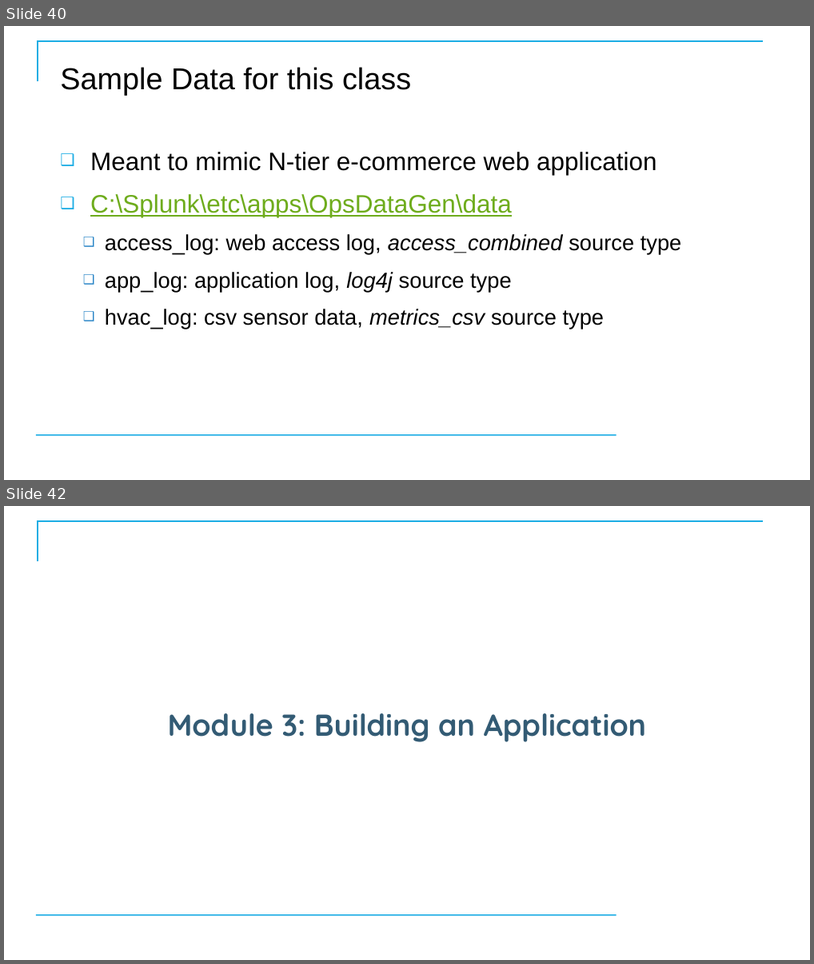
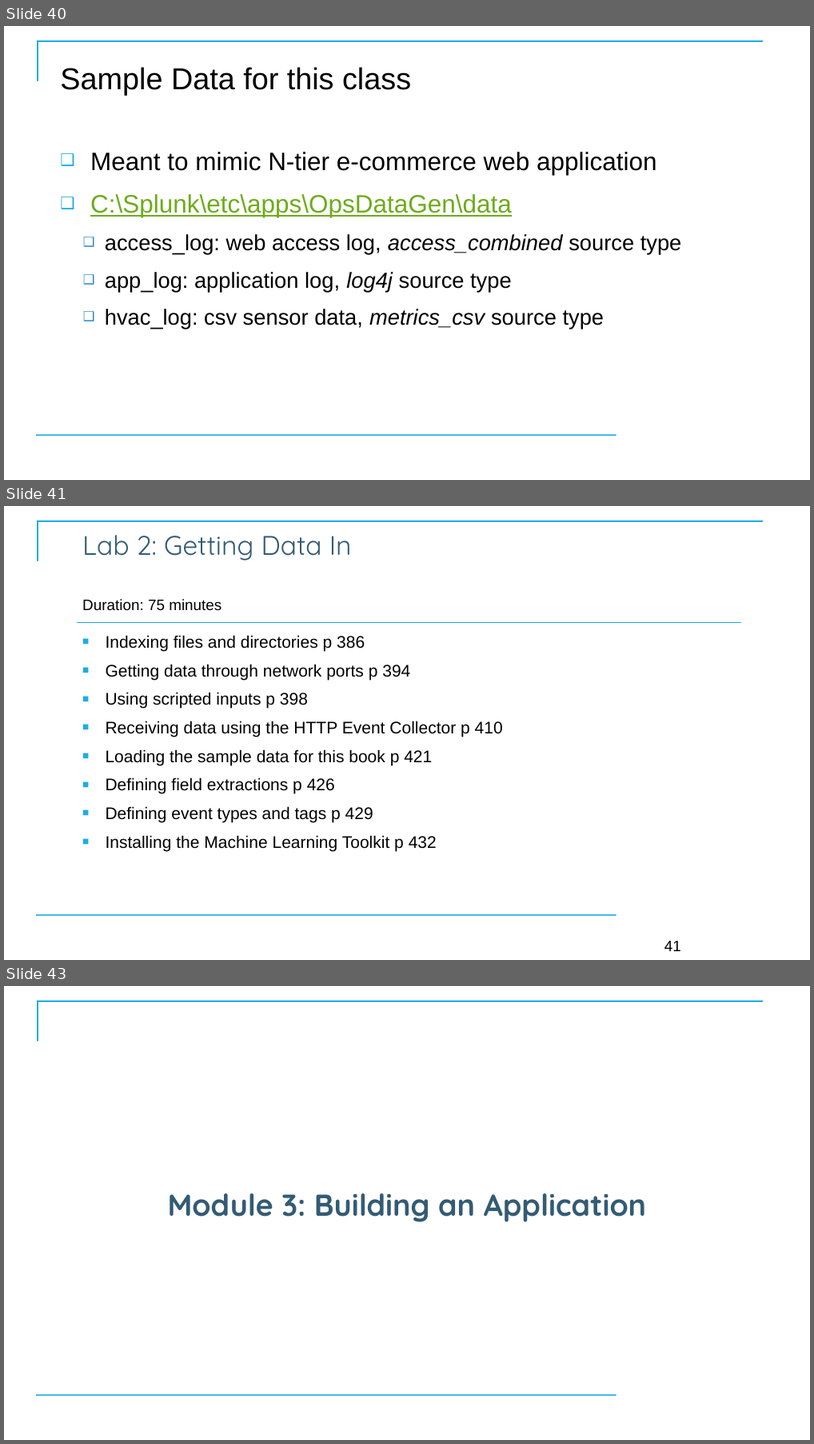
Before and after one commit to CostelloTechnicalConsulting/XSPLK2ClassFiles, a slide deck: ppt/SplunkFundamentals2v1_3.pptx. Shown one above the other, each under a label of ours: slides 40 and 42 before the commit, slides 40, 41 and 43 after it; the slides between them are not shown. The pictures are 814x964 and 814x1444 pixels, drawn with LibreOffice and Linux fonts; fonts in the diff are those of the drawing; background and template pictures are left out. Boxes give left, top, right and bottom in pixels: in the first picture for what was removed or moved away, otherwise in the second. Text is boxed around its words. In the diff, an @@ line names an element or a change of style, - is before the commit and + after.

```diff
--- a/ppt/SplunkFundamentals2v1_3.pptx
+++ b/ppt/SplunkFundamentals2v1_3.pptx
@@ slide 41 added at <box>4,506,810,960</box>, background #FFFFFF; not listed: 2 template elements that a slide beside it also shows @@
@@ title added at <box>82,535,352,560</box>, 32 pt, text #335B74 @@
+Lab 2: Getting Data In
@@ text added at <box>82,599,222,611</box>, 18 pt, text #000000 @@
+Duration: 75 minutes
@@ line added from (77, 622) to (742, 622), #16ABE4 0.75 pt @@
@@ text added at <box>106,635,503,851</box>, 20 pt, text #000000 @@
+■ Indexing files and directories p 386
+■ Getting data through network ports p 394
+■ Using scripted inputs p 398
+■ Receiving data using the HTTP Event Collector p 410
+■ Loading the sample data for this book p 421
+■ Defining field extractions p 426
+■ Defining event types and tags p 429
+■ Installing the Machine Learning Toolkit p 432
@@ page number added at <box>665,940,682,951</box>, 18 pt, text #000000 @@
+41
@@ what was slide 42 is now slide 43 @@
```
Also in this commit, not shown: 3 slides changed.
